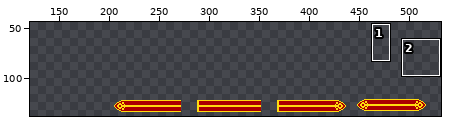
One commit to this pixel-art file: Assets/Sprites and Textures/Aseprite Files/Gem.aseprite. The first picture is a wide view before the edit; the outline marks the close-up.
Close-up. Before the edit:
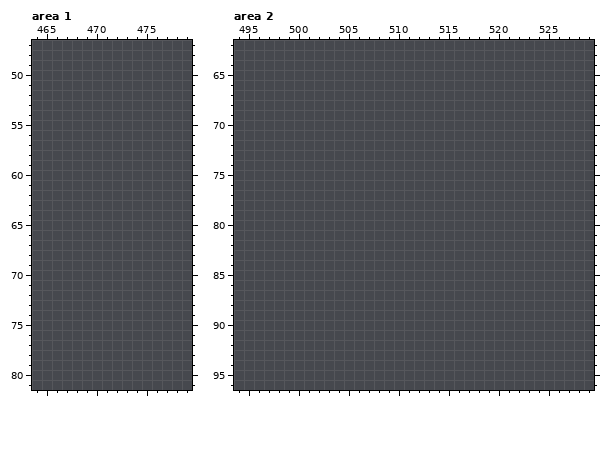
640x256 pixels, 1 frame. Shown: area 1: x 464..479, y 47..81; area 2: x 494..529, y 62..96. The wide view leaves out empty margins. The commit also changed other parts of the picture, which this record leaves out.
Palette (. is transparent): 
Once edited:
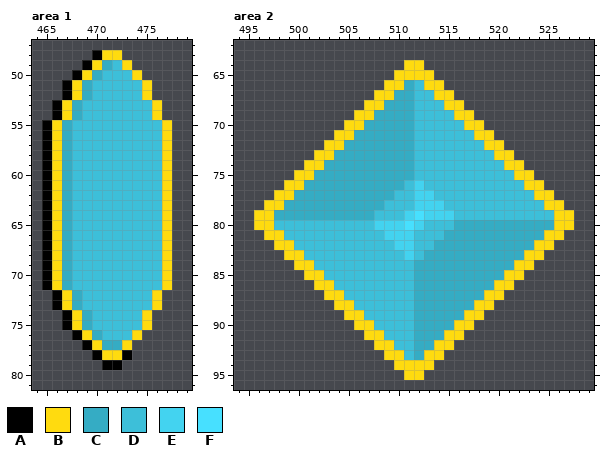
Colours new in this view: A #000000  B #ffdb0f  C #35acc4  D #3dbfd9  E #43d3f0  F #47e0ff
The commit says: Worked on Health Display UI
The edit:
Area 1, layer "Health Bar":
y 48: x 470..472 ... -> ABB
y 49: x 469..473 ..... -> ABCDB
y 50: x 468..474 ....... -> ABCDDDB
y 51..52: x 467..475 ......... -> ABCDDDDDB
y 53..54: x 466..476 ........... -> ABCDDDDDDDB
y 55..71: x 465..477 ............. -> ABCDDDDDDDDDB
y 72..73: x 466..476 ........... -> ABCDDDDDDDB
y 74..75: x 467..475 ......... -> ABCDDDDDB
y 76: x 468..474 ....... -> ABCDDDB
y 77: x 469..473 ..... -> ABCCB
y 78: x 470..473 .... -> ABBA
y 79: x 471..472 .. -> AA
Area 2, layer "Health Bar":
y 64: x 511..512 .. -> BB
y 65: x 510..513 .... -> BBBB
y 66: x 509..514 ...... -> BBCDBB
y 67: x 508..515 ........ -> BBCCDDBB
y 68: x 507..516 .......... -> BBCCCDDDBB
y 69: x 506..517 ............ -> BBCCCCDDDDBB
y 70: x 505..518 .............. -> BBCCCCCDDDDDBB
y 71: x 504..519 ................ -> BBCCCCCCDDDDDDBB
y 72: x 503..520 .................. -> BBCCCCCCCDDDDDDDBB
y 73: x 502..521 .................... -> BBCCCCCCCCDDDDDDDDBB
y 74: x 501..522 ...................... -> BBCCCCCCCCCDDDDDDDDDBB
y 75: x 500..523 ........................ -> BBCCCCCCCCCCDDDDDDDDDDBB
y 76: x 499..524 .......................... -> BBCCCCCCCCCCDEDDDDDDDDDDBB
y 77: x 498..525 ............................ -> BBCCCCCCCCCCDDEEDDDDDDDDDDBB
y 78: x 497..526 .............................. -> BBCCCCCCCCCCDDDEEEDDDDDDDDDDBB
y 79: x 496..527 ................................ -> BBCCCCCCCCCCDDDEFEEEDDDDDDDDDDBB
y 80: x 496..527 ................................ -> BBDDDDDDDDDDEEEFEDDDCCCCCCCCCCBB
y 81: x 497..526 .............................. -> BBDDDDDDDDDDEEEDDDCCCCCCCCCCBB
y 82: x 498..525 ............................ -> BBDDDDDDDDDDEEDDCCCCCCCCCCBB
y 83: x 499..524 .......................... -> BBDDDDDDDDDDEDCCCCCCCCCCBB
y 84: x 500..523 ........................ -> BBDDDDDDDDDDCCCCCCCCCCBB
y 85: x 501..522 ...................... -> BBDDDDDDDDDCCCCCCCCCBB
y 86: x 502..521 .................... -> BBDDDDDDDDCCCCCCCCBB
y 87: x 503..520 .................. -> BBDDDDDDDCCCCCCCBB
y 88: x 504..519 ................ -> BBDDDDDDCCCCCCBB
y 89: x 505..518 .............. -> BBDDDDDCCCCCBB
y 90: x 506..517 ............ -> BBDDDDCCCCBB
y 91: x 507..516 .......... -> BBDDDCCCBB
y 92: x 508..515 ........ -> BBDDCCBB
y 93: x 509..514 ...... -> BBDCBB
y 94: x 510..513 .... -> BBBB
y 95: x 511..512 .. -> BB
Changed places in both close-ups, as pixel boxes (x1, y1, x2, y2):
added: (42, 50, 172, 370)
added: (254, 60, 574, 380)
